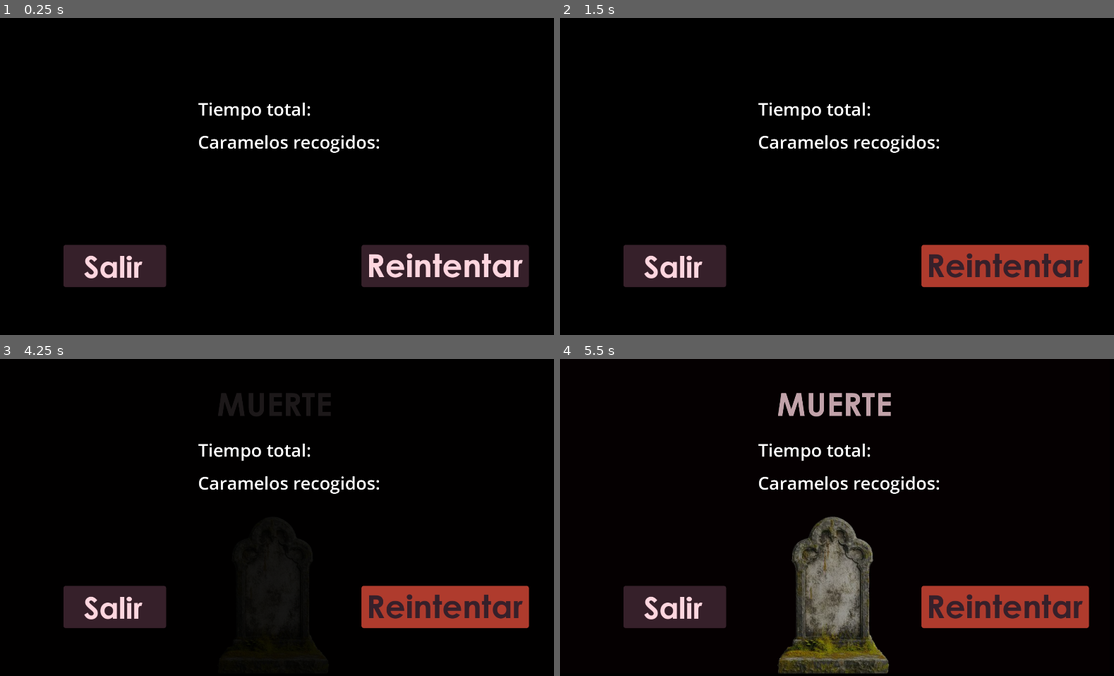
Above: before the commit, frames 1-4 (two rows, left to right).
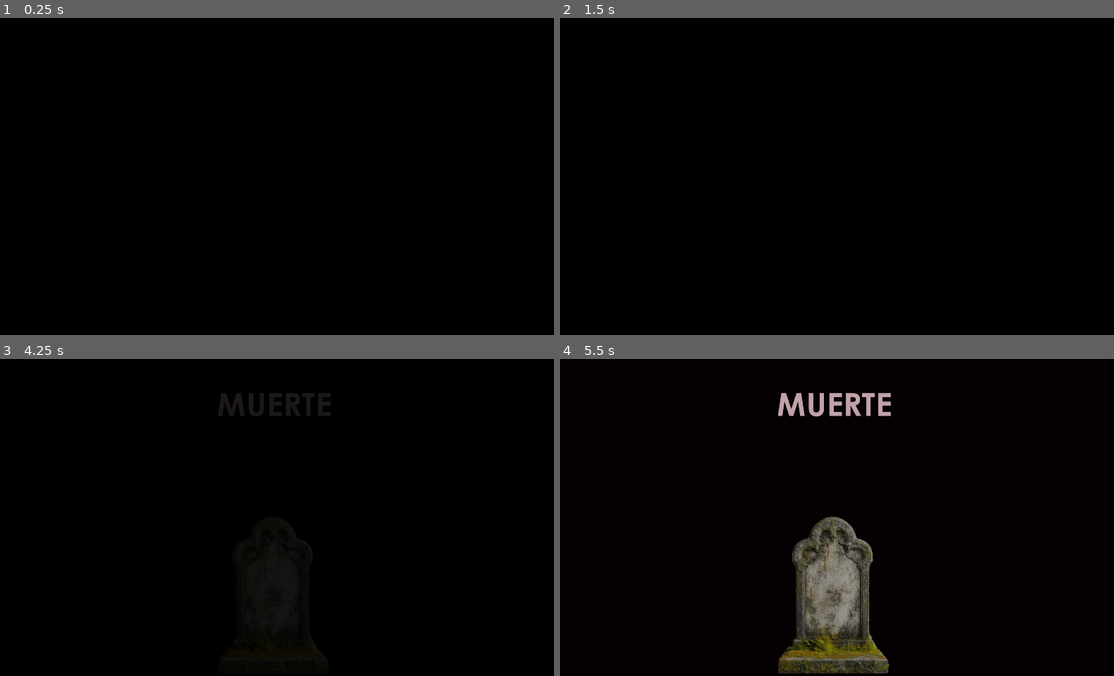
Above: after the commit, the same moments.

Repository: Mantequill/RadiDelta
Game: Godot game, scene res://02_scenes/04_screens/dead.tscn
Same seed, same stepped clock (60 frames per second), same inputs: the game is played once before the commit and once after it. This scene is started directly instead of the project's main scene.
Inputs (mouse positions are in pixels of both pictures, inside the frame that each line leads up to):
- Up to frame 1 (0.25 s): no input
- Up to frame 2 (1.5 s): click (1003, 265) at 0.52 s; click (1003, 265) at 1.27 s
- Up to frame 3 (4.25 s): click (443, 606) at 2.02 s; tap Enter at 2.75 s; hold Right 2.78-3.53 s; tap Q at 2.85 s; tap Space at 3.5 s; hold Down from 3.53 s (still down); tap E at 3.6 s
- Up to frame 4 (5.5 s): release Down at 4.28 s; hold Right 4.28-5.03 s; tap Q at 4.35 s; hold Up from 5.03 s (still down); tap E at 5.1 s

The runs differ from the first frame. In frame 1, 7.4% of the frame differs, in the area x 11-96%, y 26-85%; in frame 2, 7.5%, in the area x 11-96%, y 26-86%; in frame 3, 7.5%; in frame 4, 7.5%.

Commit message:
Global creado

Diff:
--- a/radi-delta/02_scenes/04_screens/Play_menu.tscn
+++ b/radi-delta/02_scenes/04_screens/Play_menu.tscn
@@ -1,33 +1,32 @@
 [gd_scene load_steps=3 format=3 uid="uid://bsvc8iwgft7e5"]
 
-[ext_resource type="Texture2D" uid="uid://cbeawjt04g1q2" path="res://01_assets/01_sprites/60ba43af56e5d76c6cd25031dcc390da.jpg" id="1_acnr1"]
 [ext_resource type="Script" uid="uid://byet5ghg5vox5" path="res://02_scenes/04_screens/play_menu.gd" id="1_q7385"]
+[ext_resource type="Texture2D" uid="uid://3nytb41ippn2" path="res://01_assets/01_sprites/puntuacionTiempo.png" id="2_q7385"]
 
 [node name="PlayMenu" type="Node2D"]
 script = ExtResource("1_q7385")
 
+[node name="PuntuacionTiempo" type="Sprite2D" parent="."]
+position = Vector2(1730, 117)
+texture = ExtResource("2_q7385")
+
 [node name="LabelNumCandy" type="Label" parent="."]
-offset_left = 1761.0
-offset_top = 95.0
-offset_right = 1898.0
-offset_bottom = 150.0
-theme_override_font_sizes/font_size = 40
+offset_left = 1716.0
+offset_top = 134.0
+offset_right = 1853.0
+offset_bottom = 217.0
+theme_override_font_sizes/font_size = 60
 text = "0"
 
 [node name="Timer" type="Timer" parent="."]
 autostart = true
 
 [node name="LabelTimer" type="Label" parent="."]
-offset_left = 1761.0
-offset_top = 36.0
-offset_right = 1863.0
-offset_bottom = 91.0
-theme_override_font_sizes/font_size = 40
+offset_left = 1716.0
+offset_top = 44.0
+offset_right = 1870.0
+offset_bottom = 127.0
+theme_override_font_sizes/font_size = 60
 text = "00:00"
 
-[node name="candy" type="Sprite2D" parent="."]
-position = Vector2(1733.0001, 124)
-scale = Vector2(0.050611407, 0.0506114)
-texture = ExtResource("1_acnr1")
-
 [connection signal="timeout" from="Timer" to="." method="_on_timer_timeout"]
--- a/radi-delta/02_scenes/04_screens/dead.gd
+++ b/radi-delta/02_scenes/04_screens/dead.gd
@@ -1,10 +1,13 @@
 extends Node2D
 
+var prueba = "hola"
+var tiempo = Global.tiempo
 
 func _ready():
-	pass
-
-
+	print (tiempo)
+	$Label2.set_text("Tiempo total:" + str(tiempo))
+	print (tiempo)
+	$Label3.set_text("Caramelos recogidos:" + prueba)
 func _on_exit_pressed() -> void:
 	get_tree().quit()
 
--- a/radi-delta/02_scenes/04_screens/dead.tscn
+++ b/radi-delta/02_scenes/04_screens/dead.tscn
@@ -36,10 +36,10 @@
 tracks/1/interp = 1
 tracks/1/loop_wrap = true
 tracks/1/keys = {
-"times": PackedFloat32Array(6, 7),
-"transitions": PackedFloat32Array(1, 1),
+"times": PackedFloat32Array(0, 6, 7),
+"transitions": PackedFloat32Array(1, 1, 1),
 "update": 1,
-"values": [false, true]
+"values": [false, false, true]
 }
 tracks/2/type = "value"
 tracks/2/imported = false
@@ -48,10 +48,10 @@
 tracks/2/interp = 1
 tracks/2/loop_wrap = true
 tracks/2/keys = {
-"times": PackedFloat32Array(7, 7.9666667),
-"transitions": PackedFloat32Array(1, 1),
+"times": PackedFloat32Array(0, 7, 7.9666667),
+"transitions": PackedFloat32Array(1, 1, 1),
 "update": 1,
-"values": [false, true]
+"values": [false, false, true]
 }
 tracks/3/type = "value"
 tracks/3/imported = false
@@ -60,10 +60,10 @@
 tracks/3/interp = 1
 tracks/3/loop_wrap = true
 tracks/3/keys = {
-"times": PackedFloat32Array(7.9333334, 9),
-"transitions": PackedFloat32Array(1, 1),
+"times": PackedFloat32Array(0, 7.9333334, 9),
+"transitions": PackedFloat32Array(1, 1, 1),
 "update": 1,
-"values": [false, true]
+"values": [false, false, true]
 }
 
 [sub_resource type="Animation" id="Animation_yedfi"]
@@ -95,6 +95,7 @@
 texture = ExtResource("2_30xeo")
 
 [node name="Button_manager" type="Control" parent="."]
+visible = false
 layout_mode = 3
 anchors_preset = 0
 offset_left = -771.0
@@ -123,6 +124,7 @@
 texture_hover = ExtResource("8_fsv0f")
 
 [node name="Label2" type="Label" parent="."]
+visible = false
 offset_left = 675.0
 offset_top = 268.0
 offset_right = 1059.0
@@ -131,6 +133,7 @@
 text = "Tiempo total:"
 
 [node name="Label3" type="Label" parent="."]
+visible = false
 offset_left = 674.0
 offset_top = 380.0
 offset_right = 1294.0
--- a/radi-delta/02_scenes/04_screens/main_menu.tscn
+++ b/radi-delta/02_scenes/04_screens/main_menu.tscn
@@ -12,13 +12,54 @@
 [ext_resource type="Texture2D" uid="uid://d323pqjh37vjx" path="res://01_assets/01_sprites/botonSalir_click.png" id="8_ajec0"]
 [ext_resource type="Texture2D" uid="uid://gpc2a5kk7ve8" path="res://01_assets/01_sprites/botonControles_hovered.png" id="8_e7s3i"]
 [ext_resource type="Texture2D" uid="uid://c2mugmqcwq52v" path="res://01_assets/01_sprites/botonSalir_hovered.png" id="9_yhidp"]
+[ext_resource type="Texture2D" uid="uid://ccuhjgq0lch2r" path="res://01_assets/01_sprites/lOGOdeltas.png" id="13_aboqi"]
+
+[sub_resource type="Animation" id="Animation_aboqi"]
+resource_name = "logo"
+length = 2.0
+loop_mode = 1
+tracks/0/type = "value"
+tracks/0/imported = false
+tracks/0/enabled = true
+tracks/0/path = NodePath("LOgOdeltas:rotation")
+tracks/0/interp = 1
+tracks/0/loop_wrap = true
+tracks/0/keys = {
+"times": PackedFloat32Array(0, 1),
+"transitions": PackedFloat32Array(1e-05, 1e-05),
+"update": 0,
+"values": [-0.11519173063162615, 0.11519173063162615]
+}
+
+[sub_resource type="Animation" id="Animation_jk48b"]
+length = 0.001
+tracks/0/type = "value"
+tracks/0/imported = false
+tracks/0/enabled = true
+tracks/0/path = NodePath("LOgOdeltas:rotation")
+tracks/0/interp = 1
+tracks/0/loop_wrap = true
+tracks/0/keys = {
+"times": PackedFloat32Array(0),
+"transitions": PackedFloat32Array(1),
+"update": 0,
+"values": [0.0]
+}
+
+[sub_resource type="AnimationLibrary" id="AnimationLibrary_e7s3i"]
+_data = {
+&"RESET": SubResource("Animation_jk48b"),
+&"logo": SubResource("Animation_aboqi")
+}
 
 [node name="MainMenu" type="Node2D"]
 script = ExtResource("1_3kh57")
 
 [node name="background" type="TextureRect" parent="."]
-offset_right = 1920.0
-offset_bottom = 1080.0
+offset_left = 10.0
+offset_top = 5.0
+offset_right = 1930.0
+offset_bottom = 1085.0
 texture = ExtResource("2_5oke2")
 expand_mode = 2
 
@@ -69,6 +110,17 @@
 [node name="Deadsound" type="AudioStreamPlayer" parent="ButtonManager"]
 stream = ExtResource("2_7uqsd")
 
+[node name="LOgOdeltas" type="Sprite2D" parent="."]
+position = Vector2(1779, 990)
+scale = Vector2(0.23148136, 0.2314814)
+texture = ExtResource("13_aboqi")
+
+[node name="AnimationPlayer" type="AnimationPlayer" parent="."]
+libraries = {
+&"": SubResource("AnimationLibrary_e7s3i")
+}
+autoplay = "logo"
+
 [connection signal="pressed" from="ButtonManager/Start" to="." method="_on_start_pressed"]
 [connection signal="pressed" from="ButtonManager/Rules" to="." method="_on_rules_pressed"]
 [connection signal="pressed" from="ButtonManager/Quit" to="." method="_on_quit_pressed"]
--- a/radi-delta/02_scenes/04_screens/play_menu.gd
+++ b/radi-delta/02_scenes/04_screens/play_menu.gd
@@ -2,7 +2,7 @@
 
 @onready var timer: Timer = $Timer
 @onready var label_timer: Label = $LabelTimer
-@onready var total_time_seconds : int = 0
+@onready var total_time_seconds : int = 20
 
 func _ready():
 	$Timer.start()
@@ -13,5 +13,6 @@
 	total_time_seconds +=1
 	var m = int(total_time_seconds/60)
 	var s = total_time_seconds - m *60
+	Global.tiempo = total_time_seconds
 
 	$LabelTimer.text = "%02d:%02d" % [m, s]
--- /dev/null
+++ b/radi-delta/02_scenes/05_others/global.tscn
@@ -0,0 +1,6 @@
+[gd_scene load_steps=2 format=3 uid="uid://chhx385k6u0s5"]
+
+[ext_resource type="Script" uid="uid://dcugawqy1cstv" path="res://global.gd" id="1_03ver"]
+
+[node name="global" type="Node"]
+script = ExtResource("1_03ver")
--- /dev/null
+++ b/radi-delta/global.gd
@@ -0,0 +1,4 @@
+extends Node
+
+var tiempo: int
+var caramelos: int
--- a/radi-delta/project.godot
+++ b/radi-delta/project.godot
@@ -15,6 +15,10 @@
 config/features=PackedStringArray("4.5", "Forward Plus")
 config/icon="res://icon.svg"
 
+[autoload]
+
+Global="*res://02_scenes/05_others/global.tscn"
+
 [display]
 
 window/size/viewport_width=1920
Binary file removed: radi-delta/01_assets/01_sprites/60ba43af56e5d76c6cd25031dcc390da.jpg
Binary file added: radi-delta/01_assets/01_sprites/lOGOdeltas.png
Not shown, changed: radi-delta/01_assets/01_sprites/lOGOdeltas.png.import
Binary file added: radi-delta/01_assets/01_sprites/puntuacionTiempo.png
Not shown, added: radi-delta/01_assets/01_sprites/puntuacionTiempo.png.import
Not shown: 1 places in radi-delta/02_scenes/04_screens/main_menu.tscn that only renumber resources
Not shown, added: radi-delta/global.gd.uid
